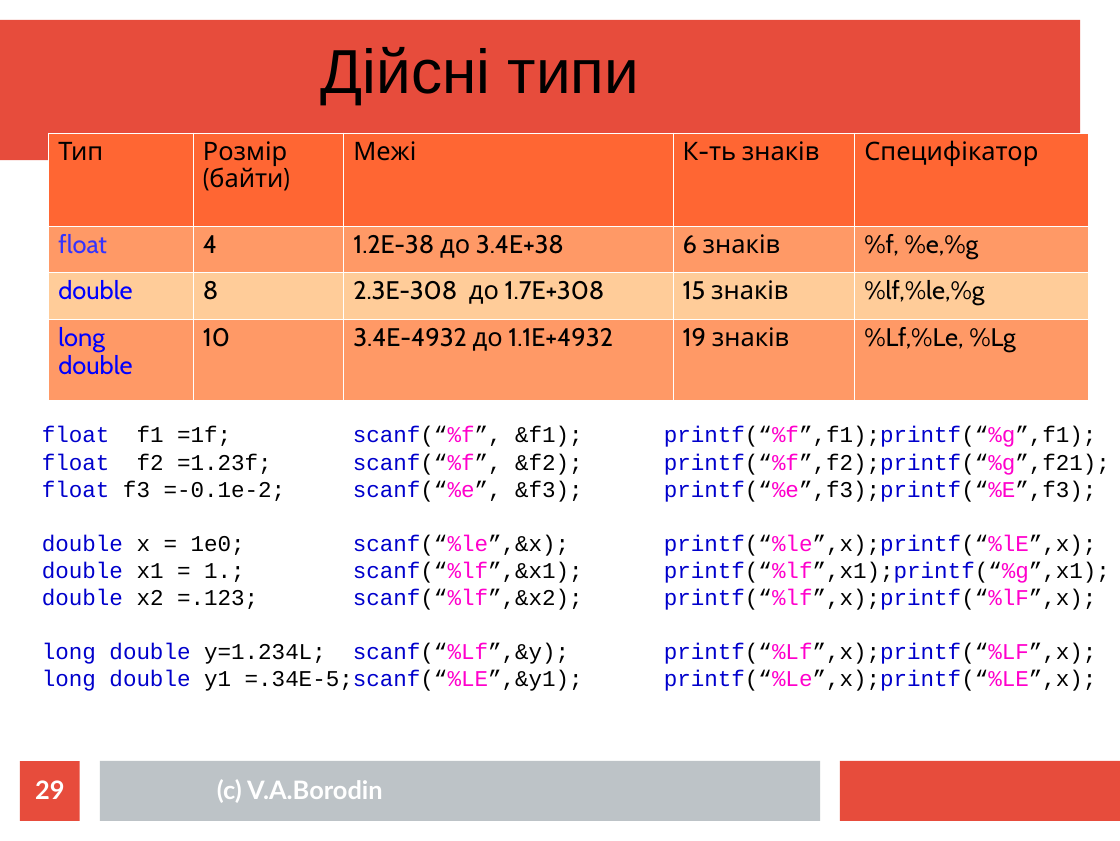
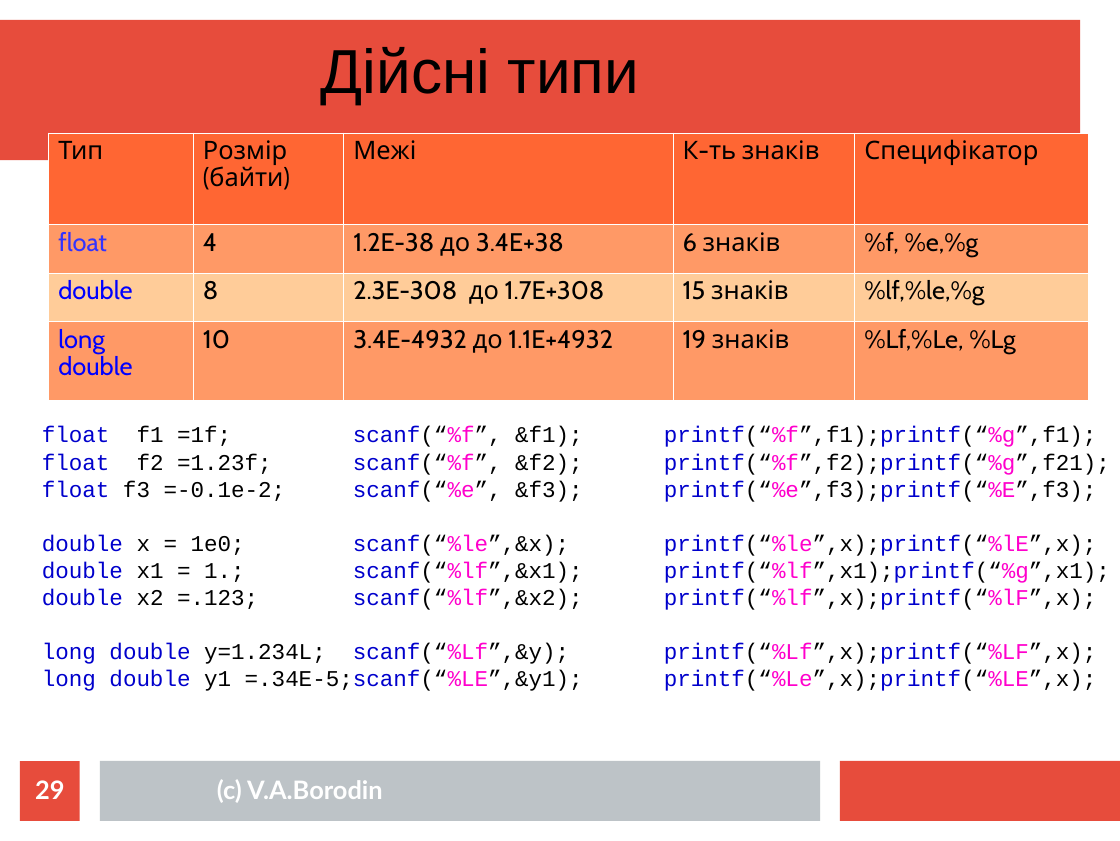
Before and after one commit to mecchmatProjects/CppCourse, a slide deck: slide 29 of Lect1/CppTutorUkr0.ppt. Drawn at 1120x841 pixels with LibreOffice and Linux fonts; fonts in the diff are those of the drawing. Boxes give left, top, right and bottom in pixels: in the first picture for what was removed or moved away, otherwise in the second. Text is boxed around its words. In the diff, an @@ line names an element or a change of style, - is before the commit and + after.

```diff
--- a/Lect1/CppTutorUkr0.ppt
+++ b/Lect1/CppTutorUkr0.ppt
@@ table at box(49, 132, 1088, 399) @@
@@ line spacing 0.9 to 0.88 @@
```
Also in this commit, not shown: 6 other slides changed, 1 slide added.
